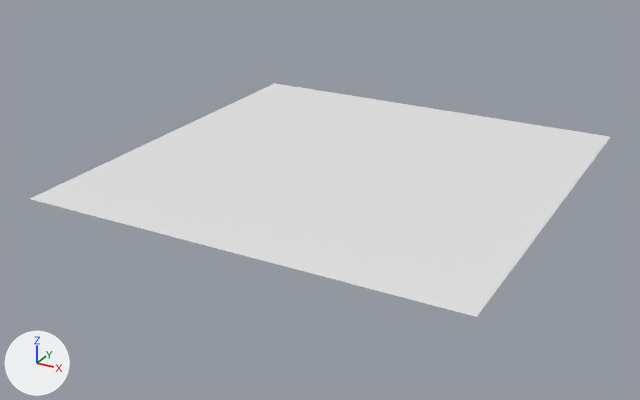
Renders of the glTF model src/assets/models/oceanPlane.glb from each side of a commit.
Both versions are drawn from a 50 mm camera at (3079.0, -6028.0, 2653.0) aimed at (-126.0, -200.0, -261.0). Lighting does not change. The marker at lower left points along +X, +Y and +Z. Where no turn or scale is listed for an object, it has been applied to the vertices.

Script lines for the objects in view, before the commit:
```python
me_oceanplane = bpy.data.meshes.new('oceanPlane')
me_oceanplane.from_pydata(...)  # 10201 vertices, 20000 faces; spans x -1750.0..1750.0, y -1750.0..1750.0, z 0.0
ob_oceanplane = bpy.data.objects.new('oceanPlane', me_oceanplane)
ob_oceanplane.location = (0.0, 0.0, 0.0)
```
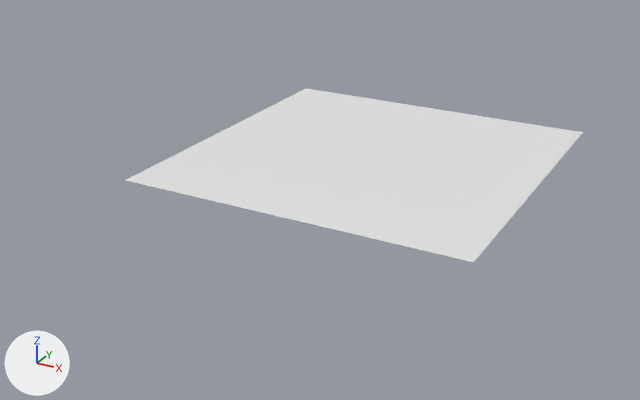
What differs and where, as boxes [x1, y1, x2, y2] in the pictures (640 x 400 px):
'oceanPlane', reshaped (21% narrower, 26% shorter)
    before: [30, 83, 610, 317]
    after: [126, 88, 583, 262]
part 1 of me_oceanplane, deleted
    before: [30, 83, 610, 317]

What the commit changed:
me_oceanplane is used by ob_oceanplane; location (0.0, 0.0, 0.0).
me_oceanplane had 10201 vertices, 20000 faces and spanned x -1750.0..1750.0, y -1750.0..1750.0, z 0.0.
me_oceanplane now has 6889 vertices, 13448 faces and spans x -1365.0..1505.0, y -1120.0..1750.0, z 0.0.
me_oceanplane part 1: 3312 vertices removed from x -1750.0..1750.0, y -1750.0..1750.0, z 0.0.
